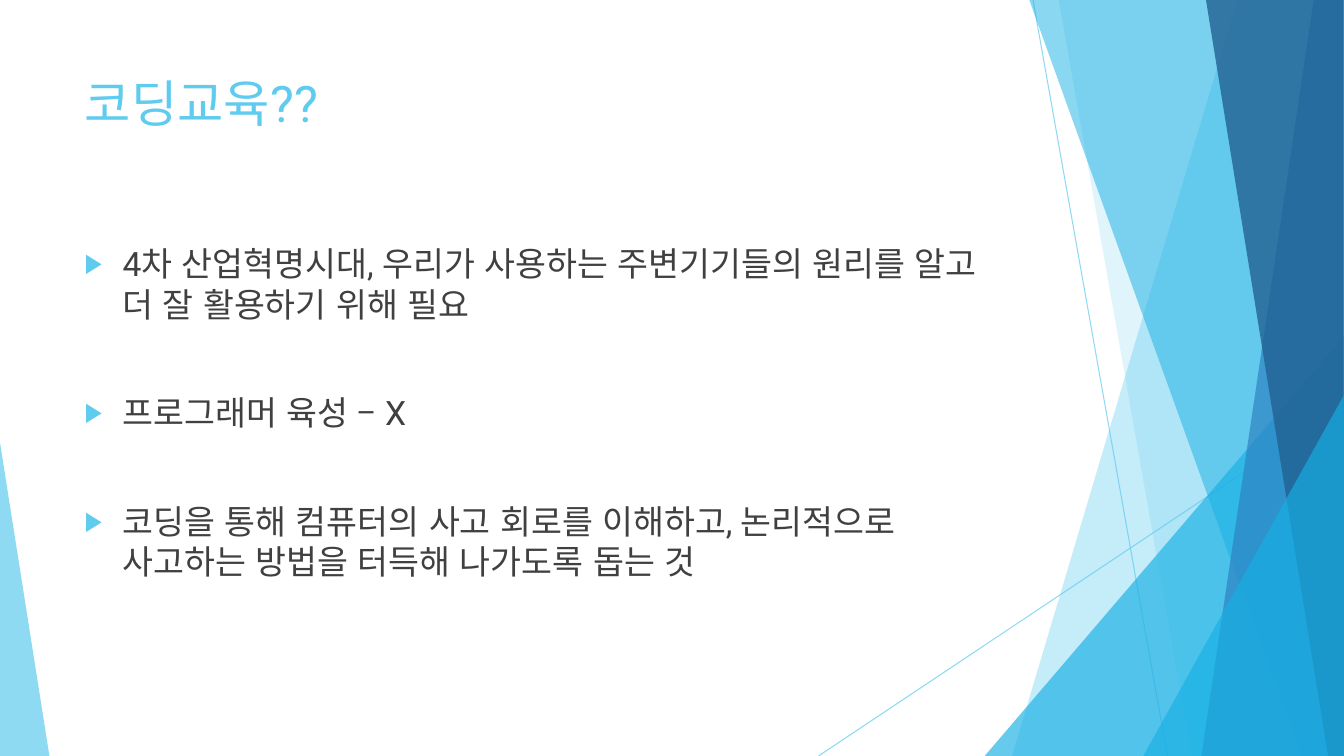
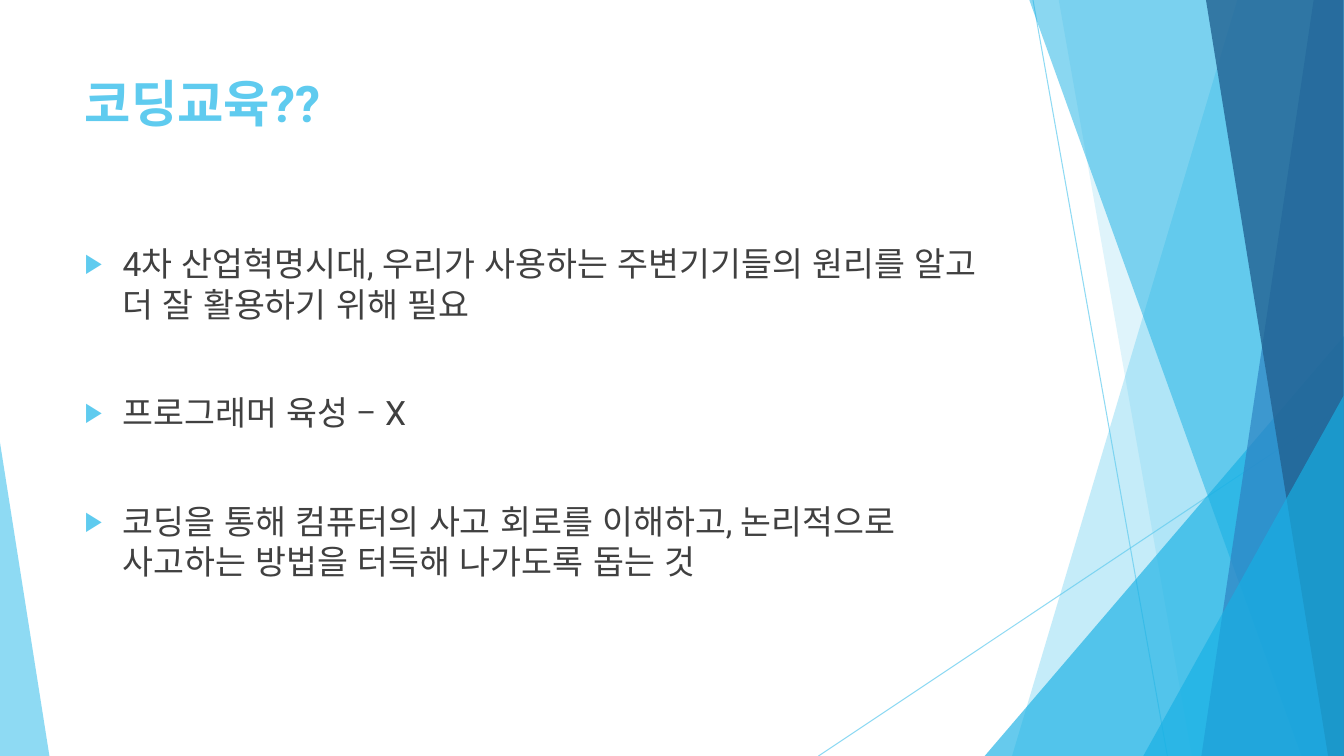
Before and after one commit to healjoo/smallprecious, a slide deck: slide 3 of 코딩교육용 퍼즐게임 제안서.pptx. Drawn at 1344x756 pixels with LibreOffice and Linux fonts; fonts in the diff are those of the drawing. Boxes give left, top, right and bottom in pixels: in the first picture for what was removed or moved away, otherwise in the second. Text is boxed around its words. In the diff, an @@ line names an element or a change of style, - is before the commit and + after.

```diff
--- a/코딩교육용 퍼즐게임 제안서.pptx
+++ b/코딩교육용 퍼즐게임 제안서.pptx
@@ title "코딩교육??" at (85, 80, 321, 127): bold on @@
```
Also in this commit, not shown: 7 other slides changed, 2 slides added.
